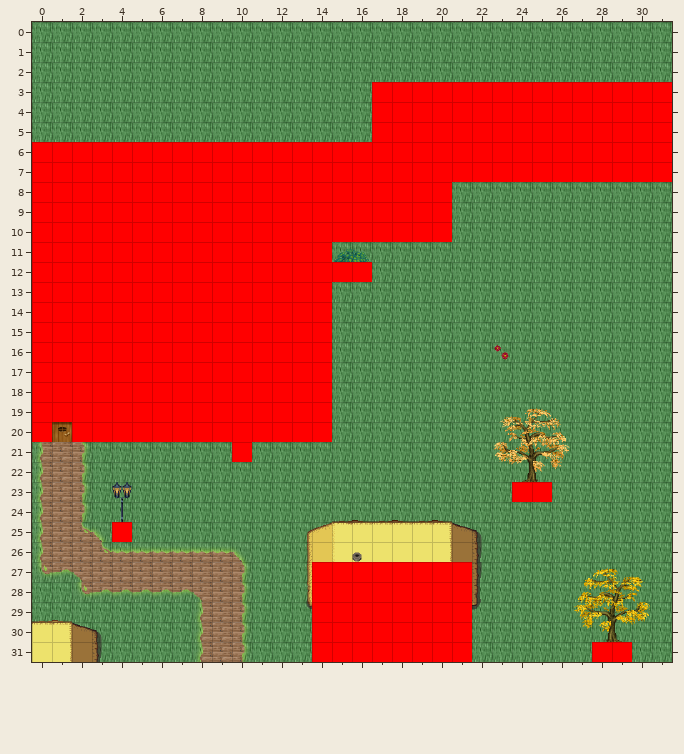
Two states of a Tiled map, AndorsTrail/res/xml/level_0_deniran_city_x3_y0.tmx. The first picture shows the starting point.
Cells are 32x32 px. Shown: x 0..31, y 0..31.
Once edited:
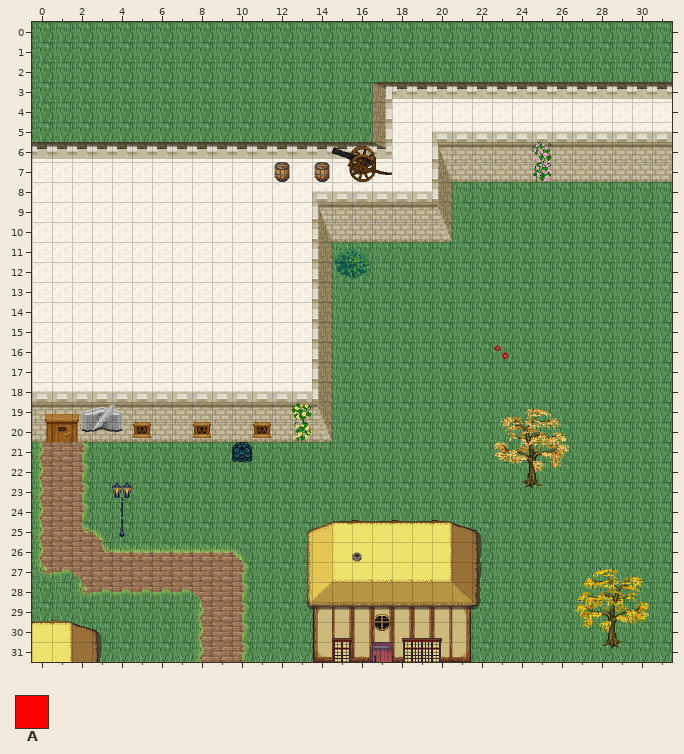
Key: from "logic_collision": A 0.
_ is an empty cell.
Edits made:
Layer "Walkable" (now hidden):
Tile A is gone in rows 3 to 5 at x 17 to 31; in rows 6 to 7 at x 0 to 31; in rows 8 to 10 at x 0 to 20; in row 11 at x 0 to 14; in row 12 at x 0 to 16; in rows 13 to 19 at x 0 to 14.
Tile A is gone in row 20 at x 0 and 2 to 14; in row 21 at x 10; in row 23 at x 24 to 25; in row 25 at x 4; in rows 27 to 30 at x 14 to 21; in row 31 at x 14 to 21 and 28 to 29.
Boxes around the changes in both pictures, in picture pixels (x1, y1, x2, y2):
removed: (32, 82, 672, 462)
removed: (512, 482, 552, 502)
removed: (112, 522, 132, 542)
removed: (312, 562, 472, 662)
removed: (592, 642, 632, 662)
